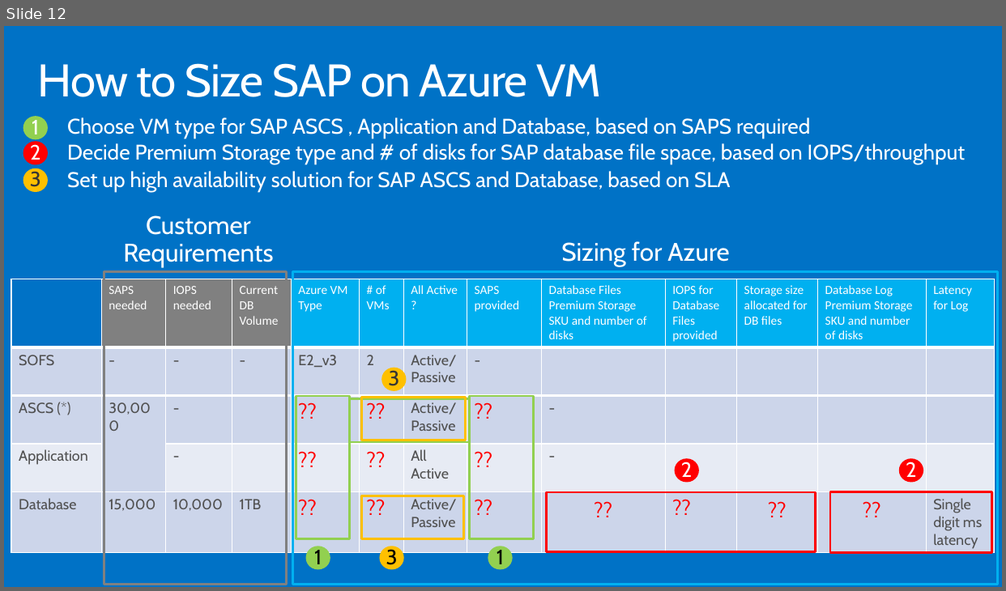
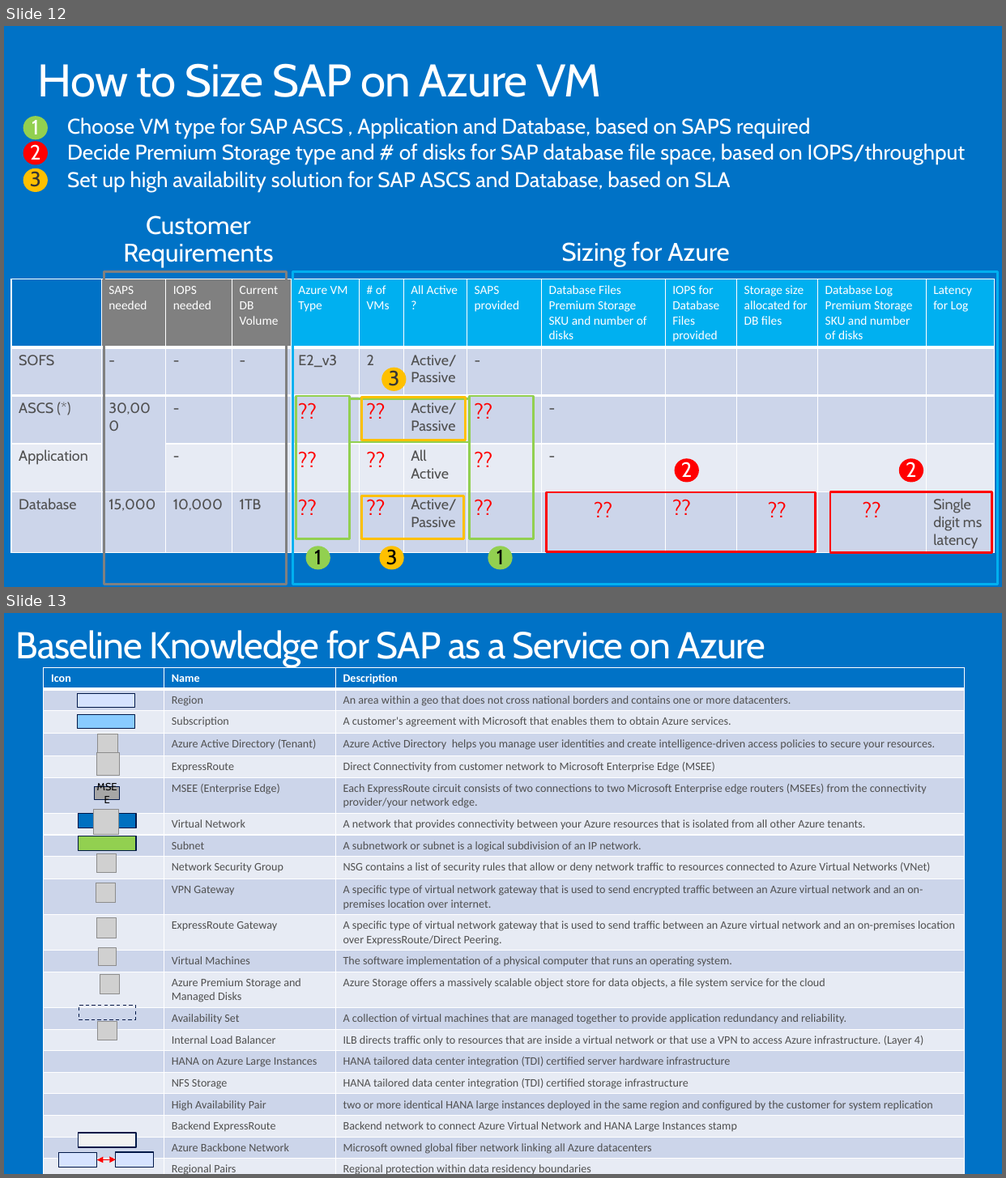
Before and after one commit to polichtm/MCW-SAP-NetWeaver-on-Azure, a slide deck: Whiteboad design session/Whiteboard design session trainer presentation - SAP NetWeaver on Azure.pptx. Shown one above the other, each under a label of ours: slide 12 before the commit, slides 12 and 13 after it. The pictures are 1006x591 and 1006x1178 pixels, drawn with LibreOffice and Linux fonts; fonts in the diff are those of the drawing; grey boxes stand for pictures; background and template pictures are left out. Boxes give left, top, right and bottom in pixels: in the first picture for what was removed or moved away, otherwise in the second. Text is boxed around its words. In the diff, an @@ line names an element or a change of style, - is before the commit and + after.

```diff
--- a/Whiteboad design session/Whiteboard design session trainer presentation - SAP NetWeaver on Azure.pptx
+++ b/Whiteboad design session/Whiteboard design session trainer presentation - SAP NetWeaver on Azure.pptx
@@ slide 13 added at (x1=4, y1=613, x2=1002, y2=1174), background #0072C6 @@
@@ title added at (x1=16, y1=630, x2=765, y2=667), 36 pt, text #FFFFFF @@
+Baseline Knowledge for SAP as a Service on Azure
@@ table added at (x1=44, y1=667, x2=965, y2=1174), 21 rows, 3 columns @@
+Icon | Name | Description
+ | Region | An area within a geo that does not cross national borders and contains one or more datacenters.
+ | Subscription | A customer's agreement with Microsoft that enables them to obtain Azure services.
+ | Azure Active Directory (Tenant) | Azure Active Directory helps you manage user identities and create intelligence-driven access policies to secure your resources.
+ | ExpressRoute | Direct Connectivity from customer network to Microsoft Enterprise Edge (MSEE)
+ | MSEE (Enterprise Edge) | Each ExpressRoute circuit consists of two connections to two Microsoft Enterprise edge routers (MSEEs) from the connectivity provider/your network edge.
+ | Virtual Network | A network that provides connectivity between your Azure resources that is isolated from all other Azure tenants.
+ | Subnet | A subnetwork or subnet is a logical subdivision of an IP network.
+ | Network Security Group | NSG contains a list of security rules that allow or deny network traffic to resources connected to Azure Virtual Networks (VNet)
+ | VPN Gateway | A specific type of virtual network gateway that is used to send encrypted traffic between an Azure virtual network and an on-premises location over internet.
+ | ExpressRoute Gateway | A specific type of virtual network gateway that is used to send traffic between an Azure virtual network and an on-premises location over ExpressRoute/Direct Peering.
+ | Virtual Machines | The software implementation of a physical computer that runs an operating system.
+ | Azure Premium Storage and Managed Disks | Azure Storage offers a massively scalable object store for data objects, a file system service for the cloud
+ | Availability Set | A collection of virtual machines that are managed together to provide application redundancy and reliability.
+ | Internal Load Balancer | ILB directs traffic only to resources that are inside a virtual network or that use a VPN to access Azure infrastructure. (Layer 4)
+ | HANA on Azure Large Instances | HANA tailored data center integration (TDI) certified server hardware infrastructure
+ | NFS Storage | HANA tailored data center integration (TDI) certified storage infrastructure
+ | High Availability Pair | two or more identical HANA large instances deployed in the same region and configured by the customer for system replication
+ | Backend ExpressRoute | Backend network to connect Azure Virtual Network and HANA Large Instances stamp
+ | Azure Backbone Network | Microsoft owned global fiber network linking all Azure datacenters
+ | Regional Pairs | Regional protection within data residency boundaries
@@ rectangle added at (x1=78, y1=694, x2=134, y2=707), fill #D6E3FF, outline #001847 0.85 pt @@
@@ rectangle added at (x1=78, y1=715, x2=134, y2=728), fill #89CBFF, outline #001847 0.85 pt @@
@@ picture added at (x1=97, y1=752, x2=120, y2=776) @@
@@ picture added at (x1=98, y1=735, x2=117, y2=755) @@
@@ rectangle added at (x1=95, y1=786, x2=120, y2=799), fill #A6A6A6, outline #001847 0.85 pt, 10 pt, text #000000 @@
+MSEE
@@ rectangle added at (x1=78, y1=814, x2=136, y2=828), fill #0070C0, outline #001847 1 pt @@
@@ picture added at (x1=94, y1=810, x2=118, y2=835) @@
@@ rectangle added at (x1=78, y1=836, x2=136, y2=851), fill #92D050, outline #001847 0.85 pt @@
@@ picture added at (x1=97, y1=854, x2=117, y2=874) @@
@@ picture added at (x1=96, y1=884, x2=116, y2=903) @@
@@ picture added at (x1=97, y1=918, x2=117, y2=938) @@
@@ picture added at (x1=98, y1=948, x2=116, y2=965) @@
@@ picture added at (x1=100, y1=974, x2=120, y2=994) @@
@@ rectangle added at (x1=79, y1=1005, x2=135, y2=1020), outline #001847 0.85 pt dashed @@
@@ picture added at (x1=98, y1=1022, x2=117, y2=1041) @@
@@ rectangle added at (x1=78, y1=1133, x2=136, y2=1148), fill #F2F2F2, outline #001847 0.85 pt @@
@@ rectangle added at (x1=59, y1=1152, x2=98, y2=1168), fill #D6E3FF, outline #001847 0.85 pt @@
@@ double arrow added from (97, 1161) to (116, 1161), #FF0000 0.75 pt @@
@@ rectangle added at (x1=116, y1=1152, x2=154, y2=1168), fill #D6E3FF, outline #001847 0.85 pt @@
```
Also in this commit, not shown: 1 other slide added.
